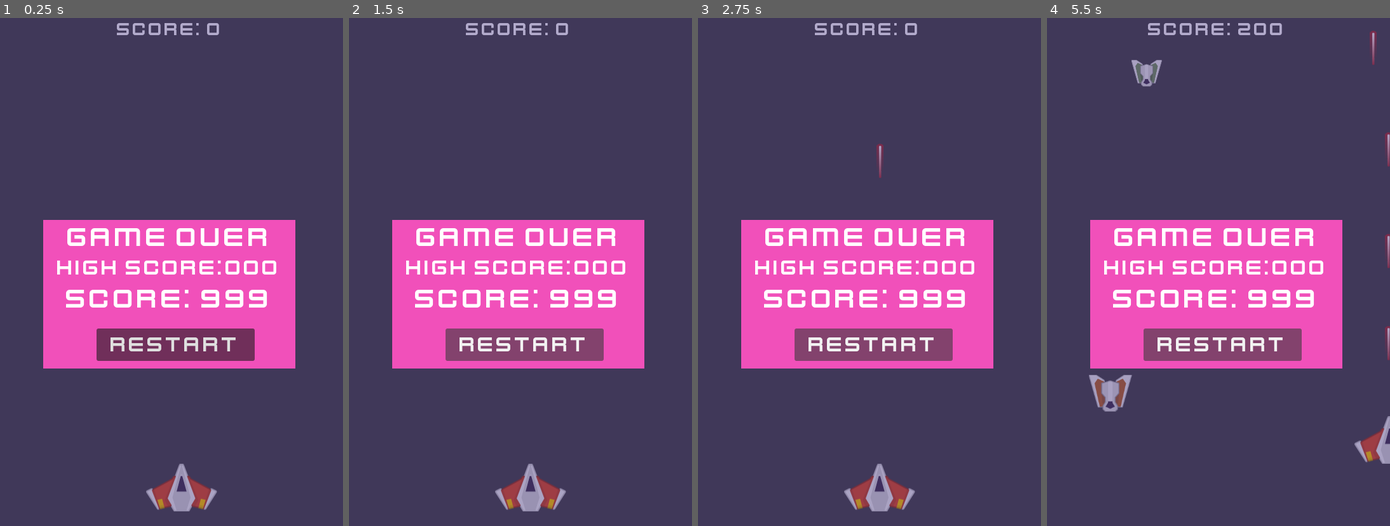
Above: before the commit, frames 1-4 (left to right).
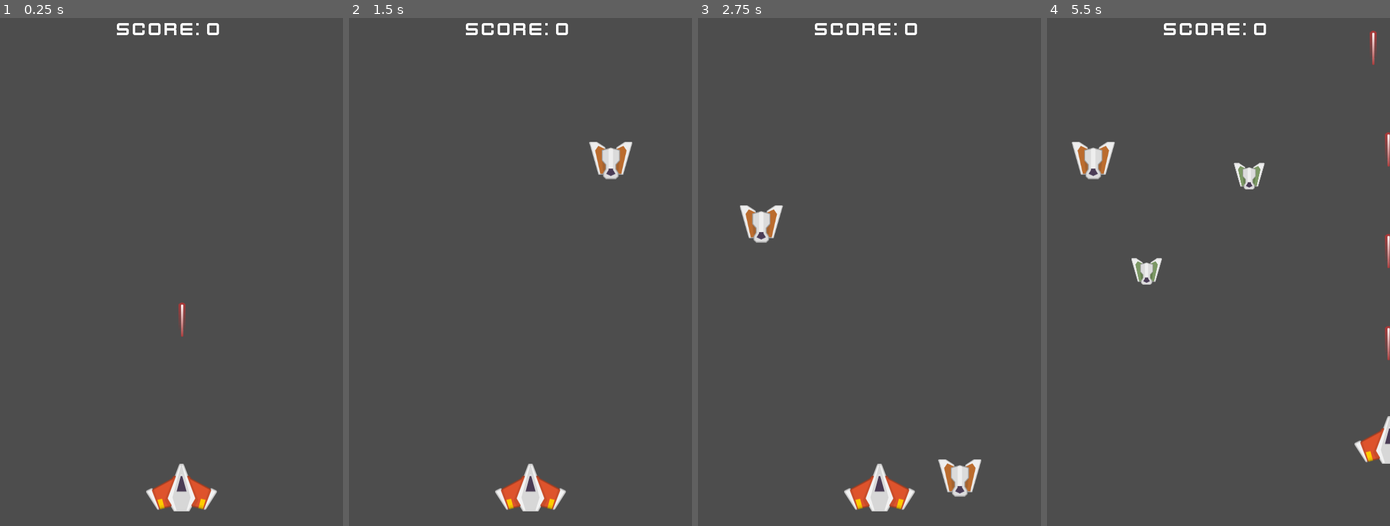
Above: after the commit, the same moments.

Repository: lovetocode/Space-Hazzard
Game: Godot game, scene res://Scene/game.tscn
Two runs of this game, one before a commit and one after it. Both use one fixed random seed, a clock stepped at 60 frames per second and the inputs below.
Inputs (mouse positions are in pixels of both pictures, inside the frame that each line leads up to):
- Up to frame 1 (0.25 s): no input
- Up to frame 2 (1.5 s): click (523, 343) at 0.5 s, where only the run before the commit has a clickable "Restart"; click (523, 343) at 1.25 s, where only the run before the commit has a clickable "Restart"
- Up to frame 3 (2.75 s): click (872, 343) at 2 s, where only the run before the commit has a clickable "Restart"
- Up to frame 4 (5.5 s): hold D (move_right) 2.78-3.53 s; hold Space (shoot) 2.78-3.53 s; hold S (move_down) 3.53-4.28 s; tap Space (shoot) at 3.6, 5.1 s; hold D (move_right) 4.28-5.03 s; hold Space (shoot) 4.28-5.03 s; hold W (move_up) from 5.03 s (still down)

The runs differ from the first frame. In frame 1, 23% of the frame differs, in the area x 12-87%, y 1-98%; in frame 2, 23%; in frame 3, 24%; in frame 4, 25%, in the area x 7-100%, y 1-88%.

Commit message:
added game over screen

Diff:
--- a/Scene/Scripts/game.gd
+++ b/Scene/Scripts/game.gd
@@ -9,23 +9,35 @@
 @onready var enemy_container = $EnemyContainer
 @onready var Enemy_spawnTimer = $EnemySpawnTimer
 @onready var hud = $UILayer/HUD
+@onready var gos = $UILayer/GameOver
 
 var player = null
 var score := 0:
 	set(value):
 		score = value
 		hud.score = score
+var high_score
 
 func _ready():
+	var save_file = FileAccess.open("user://sava.data", FileAccess.READ)
+	if save_file != null:
+		high_score = save_file.get_32()
+	else:
+		high_score = 0
+		save_game()
 	score = 0
 	player = get_tree().get_first_node_in_group("Player")
 	assert(player!=null)
 	player.global_position = playerSpawnPosition.global_position
 	player.laser_shot.connect(on_player_laser_shot)
+	player.killed.connect(on_player_killed)
+
+func save_game():
+	var save_file = FileAccess.open("user://sava.data", FileAccess.WRITE)
+	save_file.store_32(high_score)
 
 
-# Called every frame. 'delta' is the elapsed time since the previous frame.
-func _process(delta):
+# Called every frame. 'delta' is the elapsed time since the previous frame.func _process(delta):
 	if Input.is_action_just_pressed("quit"):
 		get_tree().quit()
 	elif Input.is_action_just_pressed("reset"):
@@ -44,3 +56,12 @@
 
 func on_enemy_killed(points):
 	score += points
+	if score > high_score:
+		high_score = score
+
+func on_player_killed():
+	gos.set_score(score)
+	gos.set_high_Score(high_score)
+	save_game()
+	await get_tree().create_timer(1.5).timeout
+	gos.visible = true
--- a/Scene/Scripts/gameOver.gd
+++ b/Scene/Scripts/gameOver.gd
@@ -3,8 +3,8 @@
 func set_score(value):
 	$Panel/Score.text = "Score: " + str(value)
 
-func set_HighScore(value):
-	$Panel/HighScore.text = "High Score: " + str(value)
+func set_high_Score(value):
+	$Panel/highScore.text = "High-Score: " + str(value)
 
 func _on_button_pressed():
 	get_tree().reload_current_scene()
--- a/Scene/Scripts/player.gd
+++ b/Scene/Scripts/player.gd
@@ -1,6 +1,7 @@
 class_name Player extends CharacterBody2D
 
 signal laser_shot(laser_scene, location)
+signal killed
 
 @export var speed = 300
 @export var rate_of_fire = 0.25
@@ -30,4 +31,5 @@
 	laser_shot.emit(laser_scene, muzzle.global_position)
 
 func die():
+	killed.emit()
 	queue_free()
--- a/Scene/game.tscn
+++ b/Scene/game.tscn
@@ -18,6 +18,7 @@
 [node name="HUD" parent="UILayer" instance=ExtResource("4_jjulr")]
 
 [node name="GameOver" parent="UILayer" instance=ExtResource("5_tompo")]
+visible = false
 
 [node name="EnemySpawnTimer" type="Timer" parent="."]
 autostart = true
--- a/Scene/gameOver.tscn
+++ b/Scene/gameOver.tscn
@@ -7,6 +7,10 @@
 
 [sub_resource type="StyleBoxFlat" id="StyleBoxFlat_gr0iu"]
 bg_color = Color(0.945098, 0.313726, 0.729412, 1)
+corner_radius_top_left = 25
+corner_radius_top_right = 25
+corner_radius_bottom_right = 25
+corner_radius_bottom_left = 25
 
 [sub_resource type="LabelSettings" id="LabelSettings_f1neo"]
 font = ExtResource("1_w1h2o")
@@ -54,7 +58,7 @@
 theme = SubResource("Theme_xl8i7")
 theme_override_styles/panel = SubResource("StyleBoxFlat_gr0iu")
 
-[node name="Game Over" type="Label" parent="Panel"]
+[node name="GameOver" type="Label" parent="Panel"]
 layout_mode = 1
 anchors_preset = 5
 anchor_left = 0.5
@@ -67,7 +71,7 @@
 label_settings = SubResource("LabelSettings_f1neo")
 vertical_alignment = 1
 
-[node name="HichScore" type="Label" parent="Panel"]
+[node name="highScore" type="Label" parent="Panel"]
 layout_mode = 1
 anchors_preset = 5
 anchor_left = 0.5
@@ -110,7 +114,6 @@
 offset_bottom = 222.0
 theme_override_fonts/font = ExtResource("1_w1h2o")
 theme_override_font_sizes/font_size = 35
-text = "Restart
-"
+text = "Retry"
 
 [connection signal="pressed" from="Panel/Button" to="." method="_on_button_pressed"]
